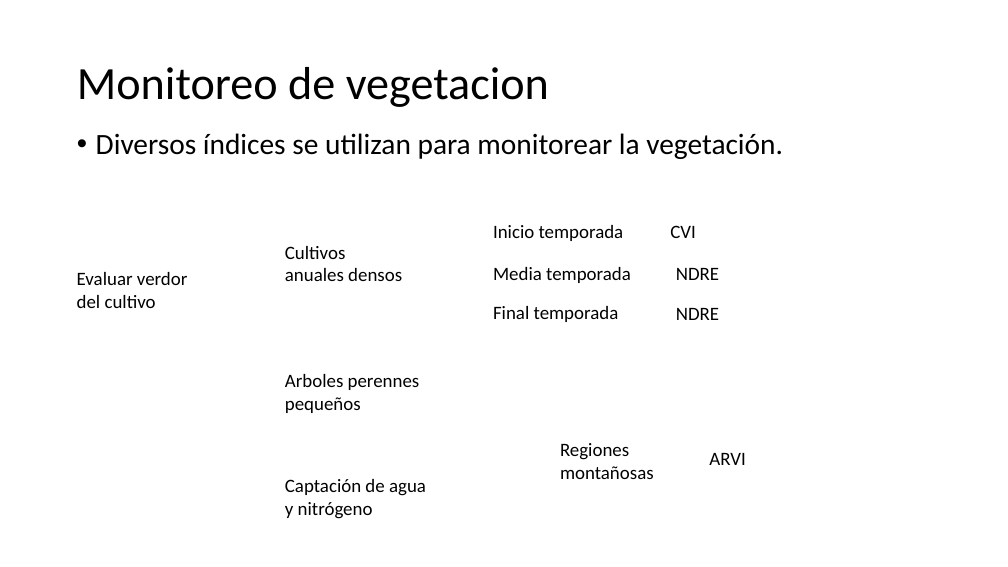
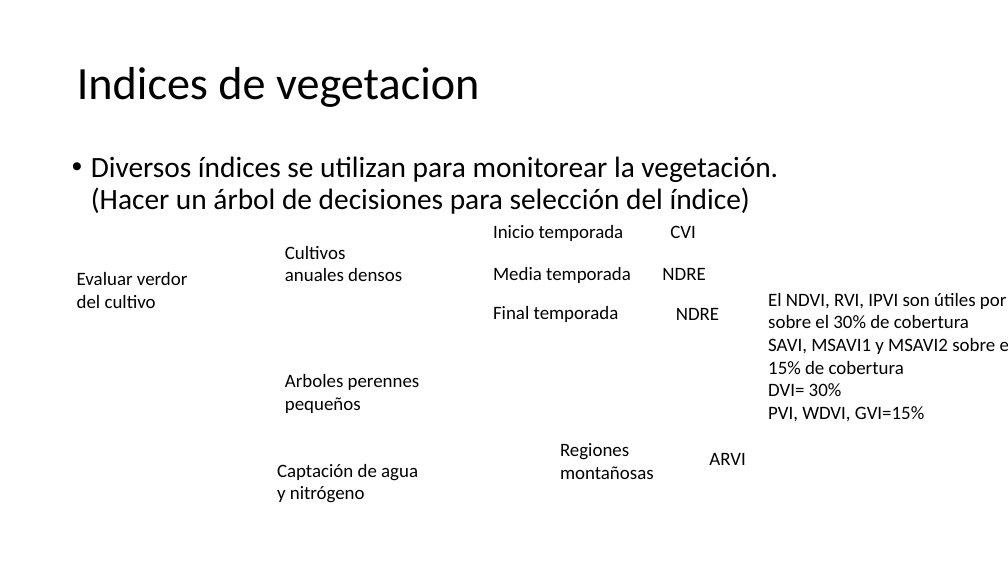
Before and after one commit to Sud-Austral/DATA-AGRO, a slide deck: slide 5 of Diseño/Chile/Geomática Agrícola_app.pptx (slide 4 before the commit). Drawn at 1008x567 pixels with LibreOffice and Linux fonts; fonts in the diff are those of the drawing. Boxes give left, top, right and bottom in pixels: in the first picture for what was removed or moved away, otherwise in the second. Text is boxed around its words. In the diff, an @@ line names an element or a change of style, - is before the commit and + after.

```diff
--- a/Diseño/Chile/Geomática Agrícola_app.pptx
+++ b/Diseño/Chile/Geomática Agrícola_app.pptx
@@ title at (x1=77, y1=67, x2=479, y2=107): text changed @@
-Monitoreo de vegetacion
+Indices de vegetacion
@@ text at (x1=91, y1=156, x2=778, y2=214): text changed @@
-• Diversos índices se utilizan para monitorear la vegetación.
+• Diversos índices se utilizan para monitorear la vegetación. (Hacer un árbol de decisiones para selección del índice)
@@ text "NDRE" moved from (x1=676, y1=268, x2=719, y2=280) to (x1=662, y1=268, x2=705, y2=280) @@
@@ text added at (x1=768, y1=293, x2=1006, y2=422), 18 pt, text #000000 @@
+El NDVI, RVI, IPVI son útiles por sobre el 30% de cobertura
+SAVI, MSAVI1 y MSAVI2 sobre el 15% de cobertura
+DVI= 30%
+PVI, WDVI, GVI=15%
@@ text "Captación de agua y nitrógeno" moved from (x1=285, y1=479, x2=426, y2=519) to (x1=277, y1=464, x2=418, y2=503) @@
```
Also in this commit, not shown: 3 other slides changed, 12 slides added, 2 slides removed, 5 other files.
